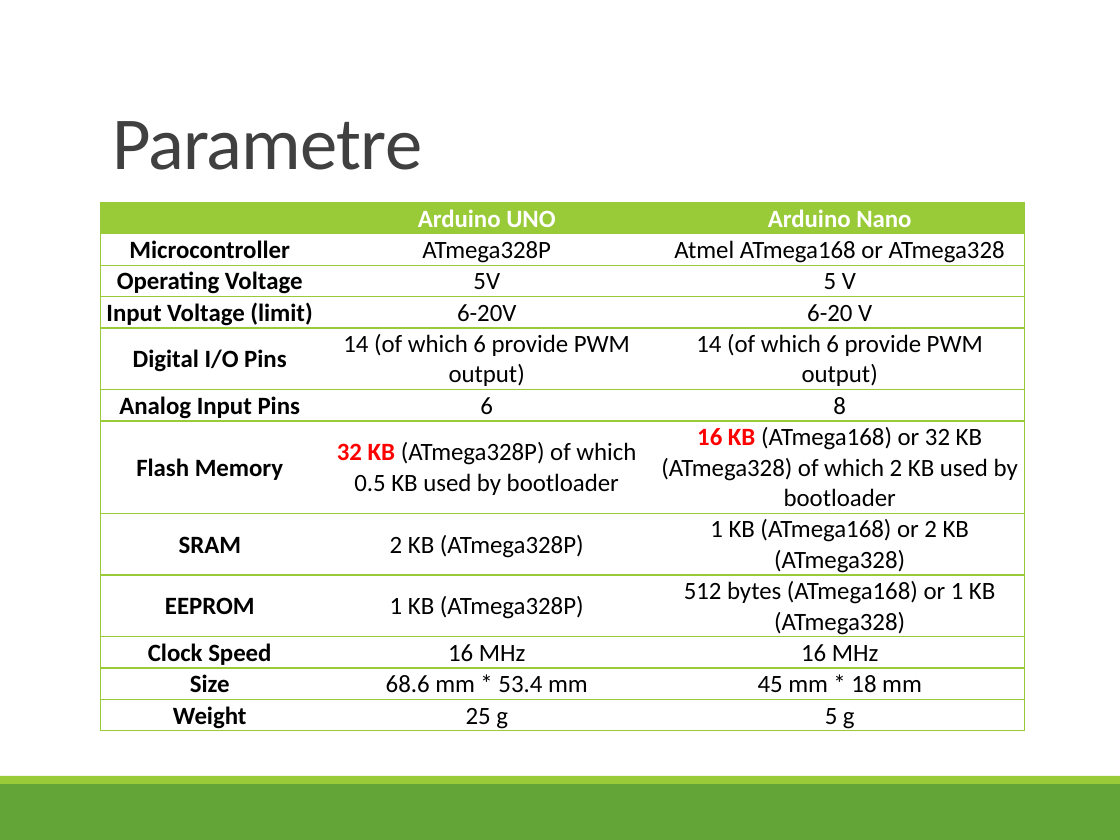
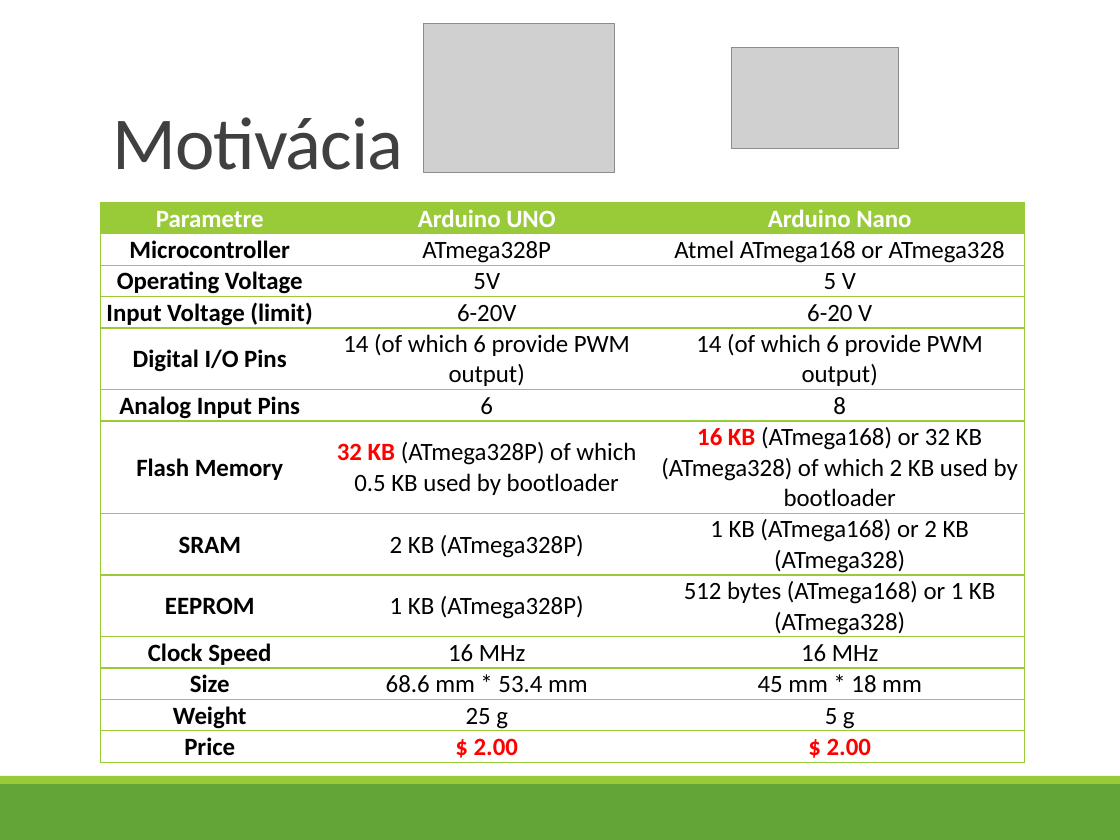
Before and after one commit to ppatrik/DiplomovaPraca, a slide deck: slide 2 of Prezentacie/prezentacia.pptx (slide 3 before the commit). Drawn at 1120x840 pixels with LibreOffice and Linux fonts; fonts in the diff are those of the drawing; grey boxes stand for pictures. Boxes give left, top, right and bottom in pixels: in the first picture for what was removed or moved away, otherwise in the second. Text is boxed around its words. In the diff, an @@ line names an element or a change of style, - is before the commit and + after.

```diff
--- a/Prezentacie/prezentacia.pptx
+++ b/Prezentacie/prezentacia.pptx
@@ picture added at bbox=[423, 24, 615, 172] @@
@@ picture added at bbox=[731, 47, 898, 148] @@
@@ title at bbox=[112, 117, 404, 170]: text changed @@
-Parametre
+Motivácia
@@ table at bbox=[101, 203, 1025, 760] @@
-row 1, column 1: 
+row 1, column 1: Parametre
+row 13: Price | $ 2.00 | $ 2.00
```
Also in this commit, not shown: 1 other slide changed, 4 slides added, 2 slides removed, 26 other files.
